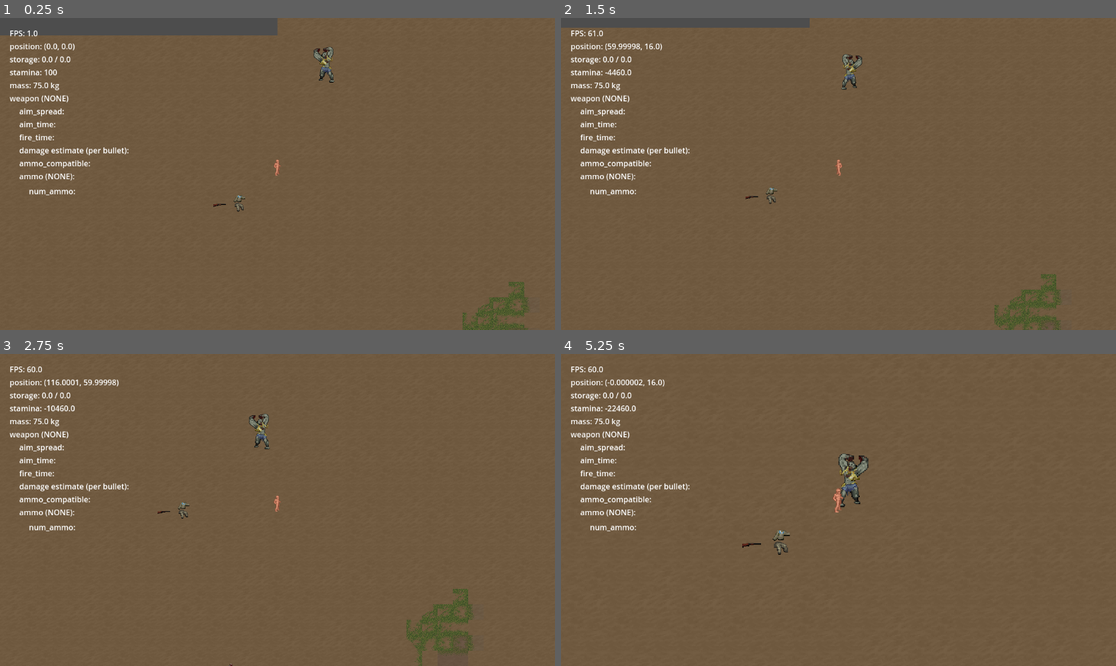
Above: before the commit, frames 1-4 (two rows, left to right).
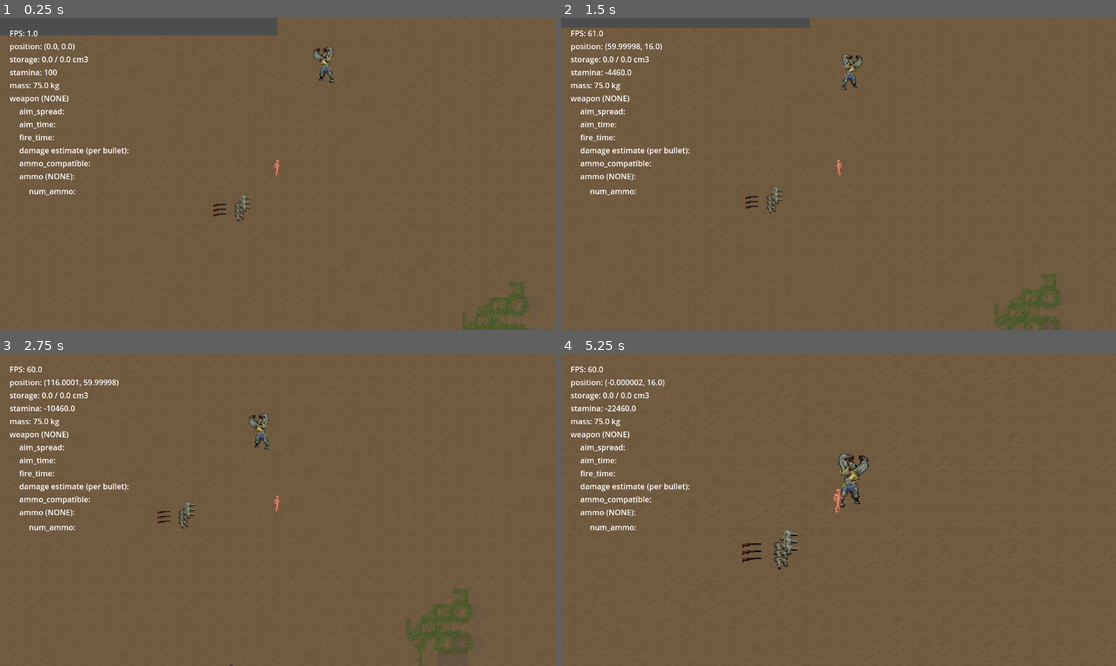
Above: after the commit, the same moments.

Repository: tegaki-tegaki/z_game
Game: Godot game, scene res://world/main.tscn
The game is run twice, just before and just after one commit, with the same random seed, the same clock (stepped at 60 frames per second) and the same inputs.
Inputs (mouse positions are in pixels of both pictures, inside the frame that each line leads up to):
- Up to frame 1 (0.25 s): no input
- Up to frame 2 (1.5 s): tap Enter at 0.5 s; move the mouse to (960, 158) at 0.52 s; hold D (move_right) 0.53-1.28 s; tap F (equip_target) at 0.6 s; tap G (grab_target, bound only after the commit) at 0.8, 1.35 s; move the mouse to (727, 189) at 1.27 s; hold S (move_down) from 1.28 s (still down)
- Up to frame 3 (2.75 s): tap F (equip_target) at 1.55 s; move the mouse to (333, 441) at 2.02 s; release S (move_down) at 2.03 s; hold D (move_right) from 2.03 s (still down); hold Right mouse button (aim_weapon) from 2.03 s (still down); tap G (grab_target, bound only after the commit) at 2.3 s
- Up to frame 4 (5.25 s): move the mouse to (810, 572) at 2.77 s; release D (move_right) at 2.78 s; release Right mouse button (aim_weapon) at 2.78 s; hold W (move_up) 2.78-3.53 s; tap F (equip_target) at 2.85, 4.55 s; move the mouse to (1005, 556) at 3.52 s; hold A (move_left) 3.53-5.03 s; click (1005, 556) at 3.6 s; tap G (grab_target, bound only after the commit) at 3.8 s; move the mouse to (672, 463) at 4.27 s; tap Shift (run_hold) at 4.35 s; move the mouse to (866, 510) at 5.02 s; hold S (move_down) from 5.03 s (still down); tap Mouse wheel down (zoom_in) at 5.1 s

The runs differ from the first frame. In frame 1, 0.2% of the frame differs, in the area x 13-46%, y 12-66%; in frame 2, 0.1%; in frame 3, 0.1%; in frame 4, 0.3%, in the area x 13-43%, y 12-70%.

Commit message:
storage system++

Diff:
--- a/project.godot
+++ b/project.godot
@@ -89,6 +89,11 @@
 "events": [Object(InputEventKey,"resource_local_to_scene":false,"resource_name":"","device":-1,"window_id":0,"alt_press …(192 unchanged characters)…
 ]
 }
+grab_target={
+"deadzone": 0.2,
+"events": [Object(InputEventKey,"resource_local_to_scene":false,"resource_name":"","device":-1,"window_id":0,"alt_pressed":false,"shift_pressed":false,"ctrl_pressed":false,"meta_pressed":false,"pressed":false,"keycode":0,"physical_keycode":71,"key_label":0,"unicode":105,"location":0,"echo":false,"script":null)
+]
+}
 
 [layer_names]
 
--- a/scripts/body_component.gd
+++ b/scripts/body_component.gd
@@ -36,14 +36,13 @@
 
 
 func get_storage() -> float:
+    var wielding_storage = 0.0
     var wielded_ = Utils.first(wielding) as Weapon
-    var wearing_ = wearing.get_children()
-
-    var wielding_storage = 0.0
     if wielded_:
         wielding_storage += wielded_.get_storage()
 
     var wearing_storage = 0.0
+    var wearing_ = wearing.get_children()
     for worn in wearing_:
         wearing_storage += worn.get_storage()
 
@@ -51,10 +50,18 @@
 
 
 func get_used_storage() -> float:
+    var wearing_used_storage = 0.0
     var wearing_ = wearing.get_children()
-
-    var wearing_used_storage = 0.0
     for worn: Item in wearing_:
-        wearing_used_storage += worn.get_used_storage()
+        var contents = worn.contains.get_children()
+        for item: Item in contents:
+            wearing_used_storage += item.get_volume()
 
     return wearing_used_storage
+
+func store_item(item: Item) -> Item:
+    var wearing_ = wearing.get_children()
+    for worn: Item in wearing_:
+        if worn.get_storage() >= item.get_volume():
+            return worn
+    return null
--- a/scripts/combat_component.gd
+++ b/scripts/combat_component.gd
@@ -23,9 +23,24 @@
     parent.get_node("BodyComponent/wielding").add_child(weapon)
     weapon.wield(parent)
 
+## try to store targeted item
+func store_targeted():
+    var item = reachable_item() as Item
+    if item:
+        var container = parent.get_node("BodyComponent").store_item(item)
+        if container:
+            item.store(parent, container)
 
-## try to wield target weapon, or wear target clothing
+## try to wield targeted weapon, or wear targeted clothing
 func equip_targeted():
+    var item = reachable_item() as Item
+    if item is Weapon:
+        item.wield(parent)
+    elif item is Clothing:
+        item.wear(parent)
+
+enum InteractType { EQUIP, STORE }
+func reachable_item() -> Item:
     var debug_target = get_tree().root.get_node("main/debug_target")
     var target = Vector2(
         parent.position + (aim.target_position + aim.position)
@@ -44,10 +59,8 @@
     var item = raycast.get_collider() as Item
     raycast.free()
 
-    if item && item is Item:
+    if item is Item:
         var distance = (parent.position - item.position).length()
         if distance < 25:
-            if item is Weapon:
-                item.wield(parent)
-            elif item is Clothing:
-                item.wear(parent)
+           return item
+    return null
--- a/scripts/debug.gd
+++ b/scripts/debug.gd
@@ -25,7 +25,7 @@
         position_.text = "position: %s" % [player.position]
         stamina.text = "stamina: %s" % [player.stamina]
         storage.text = (
-            "storage: %s / %s"
+            "storage: %s / %s cm3"
             % [player.get_used_storage(), player.get_storage()]
         )
         mass.text = "mass: %s kg" % [player.get_mass()]
--- a/world/characters/player.gd
+++ b/world/characters/player.gd
@@ -59,12 +59,21 @@
         return
     if handle_equip_target():
         return
+    if handle_store_target():
+        return
 
 
 func handle_equip_target():
     var attempt_wear = Input.is_action_just_pressed("equip_target")
     if attempt_wear:
         interact.equip_targeted()
+        return true
+    return false
+
+func handle_store_target():
+    var attempt_grab = Input.is_action_just_pressed("grab_target")
+    if attempt_grab:
+        interact.store_targeted()
         return true
     return false
 
--- a/world/item_types/clothing.tscn
+++ b/world/item_types/clothing.tscn
@@ -17,3 +17,5 @@
 
 [node name="CollisionShape2D" type="CollisionShape2D" parent="."]
 shape = SubResource("CircleShape2D_k65cs")
+
+[node name="contains" type="Node2D" parent="."]
--- a/world/item_types/item.gd
+++ b/world/item_types/item.gd
@@ -11,6 +11,7 @@
 
 func _ready():
     _set_sprite_state(State.WORLD)
+    name = resource.name
 
 
 ## must load item upon instantiation, before adding to the tree
@@ -41,9 +42,11 @@
             sprite.visible = false
 
 
-func drop(_wielder: Character):
+func drop(wielder: Character):
     _set_sprite_state(State.WORLD)
-    reparent(get_tree().root.get_node("%items"))
+    reparent(get_tree().root.get_node("%items"), false)
+    position = wielder.position
+    collision.disabled = false
 
 
 func wield(wielder: Character):
@@ -58,10 +61,11 @@
     position = Vector2(0, 0)
     collision.disabled = true
 
-func insert(_inserter: Character, container: Item):
+func store(_inserter: Character, container: Item):
     _set_sprite_state(State.INSERTED)
-    reparent(container)
-
+    reparent(container.contains)
+    position = Vector2(0, 0)
+    collision.disabled = true
 
 func damage(attack: C.Attack):
     durability -= attack.raw_damage
@@ -81,9 +85,12 @@
 func get_mass():
     var mass = resource.mass_kg
     if contains:
-        for item in contains:
+        for item in contains.get_children():
             mass += item.get_mass()
     return mass
+
+func get_volume():
+    return resource.volume_cm3
 
 func get_storage():
     return resource.storage_cm3
@@ -91,6 +98,6 @@
 func get_used_storage():
     var used_storage = 0.0
     if contains:
-        for item in contains:
-            used_storage += item.get_used_storage()
+        for item in contains.get_children():
+            used_storage += item.get_volume()
     return used_storage
--- a/world/item_types/weapon.gd
+++ b/world/item_types/weapon.gd
@@ -37,11 +37,3 @@
     if melee:
         return melee.get_inventory_data().mass
     return 0.0
-
-
-func get_storage_data() -> float:
-    if ranged:
-        return ranged.get_inventory_data()
-    if melee:
-        return melee.get_inventory_data()
-    return 0.0
--- a/world/main.gd
+++ b/world/main.gd
@@ -26,13 +26,19 @@
     spawn_enemy(Vector2(100, -200), hulk)
 
     var sweater = preload("res://resources/clothing/sweater.tres")
-    spawn_item(Vector2(-80, 50), sweater)
+    spawn_item(Vector2(-70, 50), sweater)
+    spawn_item(Vector2(-70, 60), sweater)
+    spawn_item(Vector2(-70, 70), sweater)
 
     var pants = preload("res://resources/clothing/cargo_pants.tres")
     spawn_item(Vector2(-80, 70), pants)
+    spawn_item(Vector2(-80, 80), pants)
+    spawn_item(Vector2(-80, 90), pants)
 
     var shotgun = preload("res://resources/weapons/shotgun.tres")
     spawn_item(Vector2(-120, 70), shotgun)
+    spawn_item(Vector2(-120, 80), shotgun)
+    spawn_item(Vector2(-120, 90), shotgun)
 
 
 func spawn_player(location: Vector2):
